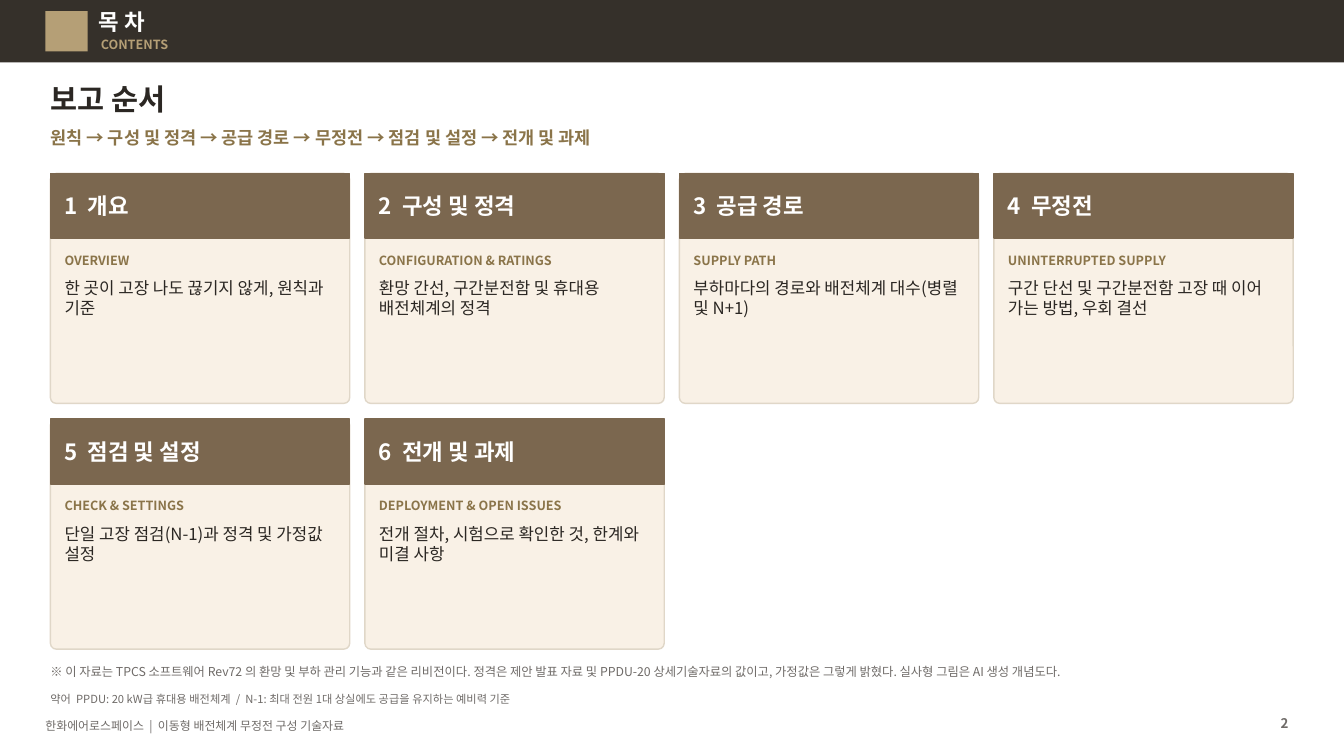
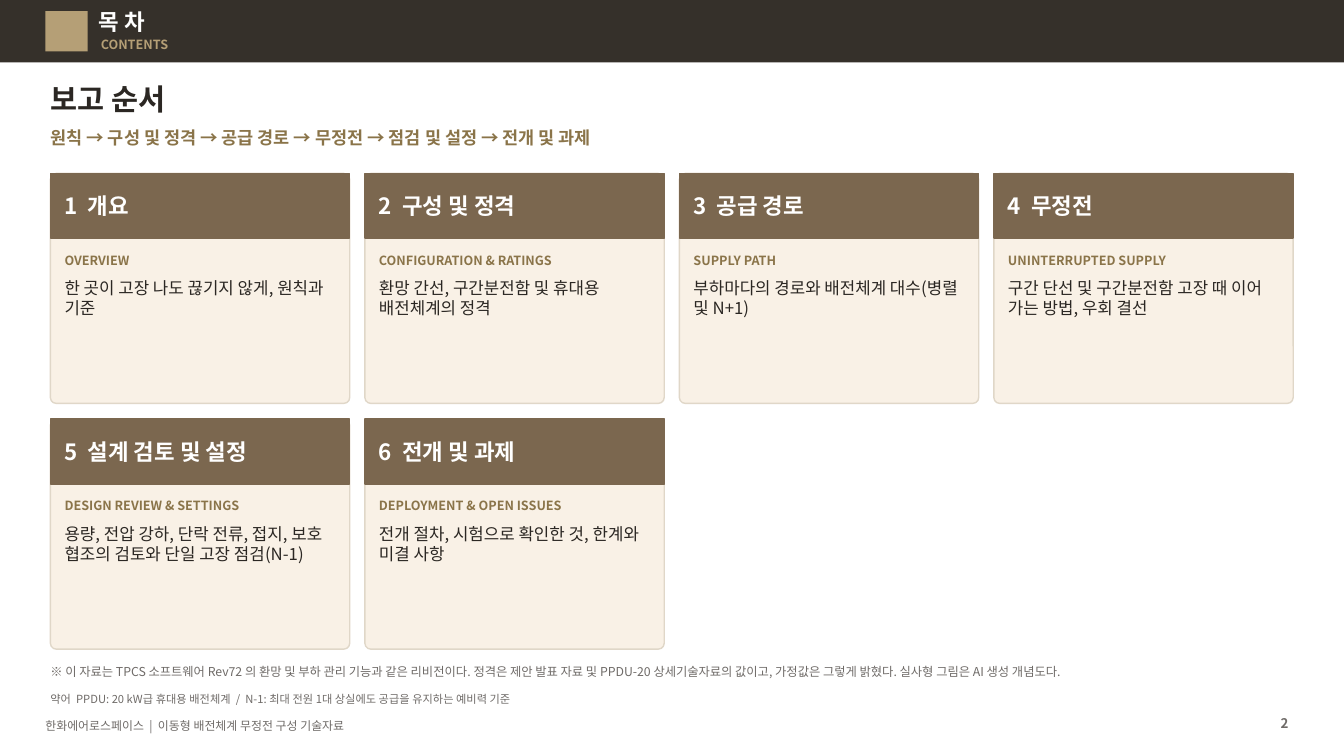
Before and after one commit to byunjd112-hue/headroom, a slide deck: slide 2 of mobile_ems/docs/out/IFPS_이동형배전체계_무정전구성_기술자료_Rev72.pptx. Drawn at 1344x756 pixels with LibreOffice and Linux fonts; fonts in the diff are those of the drawing. Boxes give left, top, right and bottom in pixels: in the first picture for what was removed or moved away, otherwise in the second. Text is boxed around its words. In the diff, an @@ line names an element or a change of style, - is before the commit and + after.

```diff
--- a/mobile_ems/docs/out/IFPS_이동형배전체계_무정전구성_기술자료_Rev72.pptx
+++ b/mobile_ems/docs/out/IFPS_이동형배전체계_무정전구성_기술자료_Rev72.pptx
@@ text at (65, 441, 247, 462): text changed @@
-5 점검 및 설정
+5 설계 검토 및 설정
@@ text at (65, 500, 239, 510): text changed @@
-CHECK & SETTINGS
+DESIGN REVIEW & SETTINGS
@@ text at (65, 526, 322, 563): text changed @@
-단일 고장 점검(N-1)과 정격 및 가정값 설정
+용량, 전압 강하, 단락 전류, 접지, 보호 협조의 검토와 단일 고장 점검(N-1)
```
Also in this commit, not shown: 5 other slides changed, 11 slides added, 11 other files.
